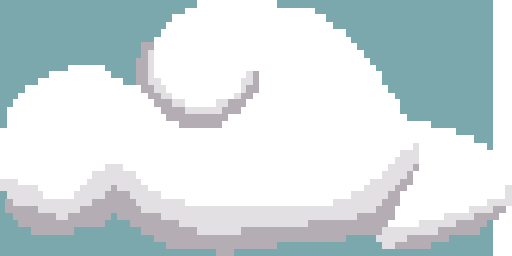
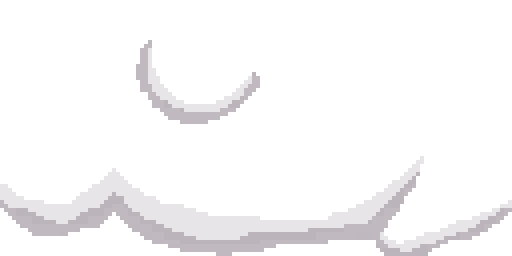
Revision of a layered w=512, h=256 image; what changed, layer by layer:
"D": opacity 100% → 85%, painted on it over box(0, 40, 512, 256)
"L": opacity 100% → 85%, painted on it over box(0, 48, 512, 256)
"Cloud": opacity 100% → 85%, painted on it over box(0, 0, 512, 256)
hid "Layer 0", painted on it over box(0, 0, 512, 256)
